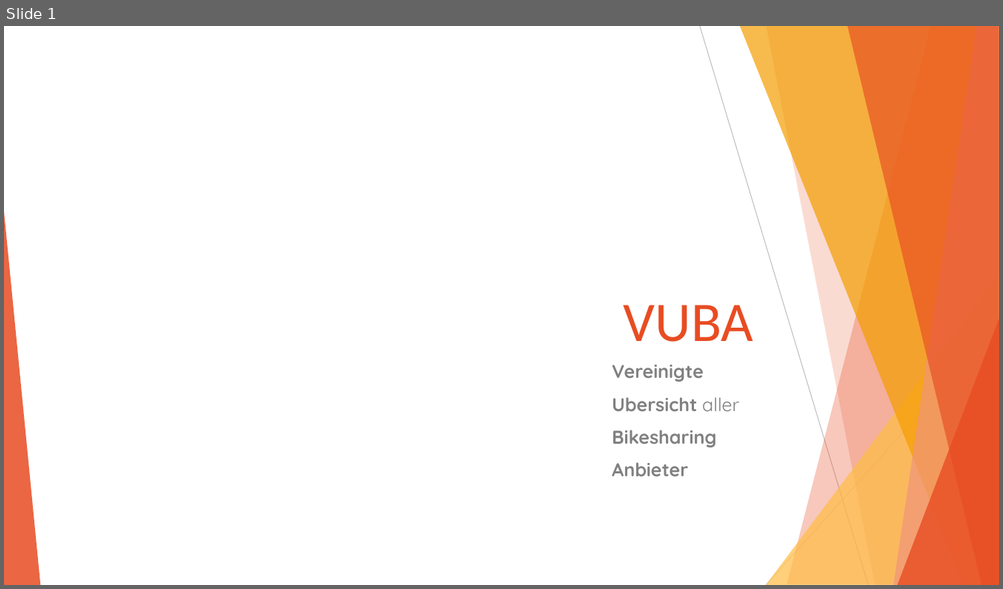
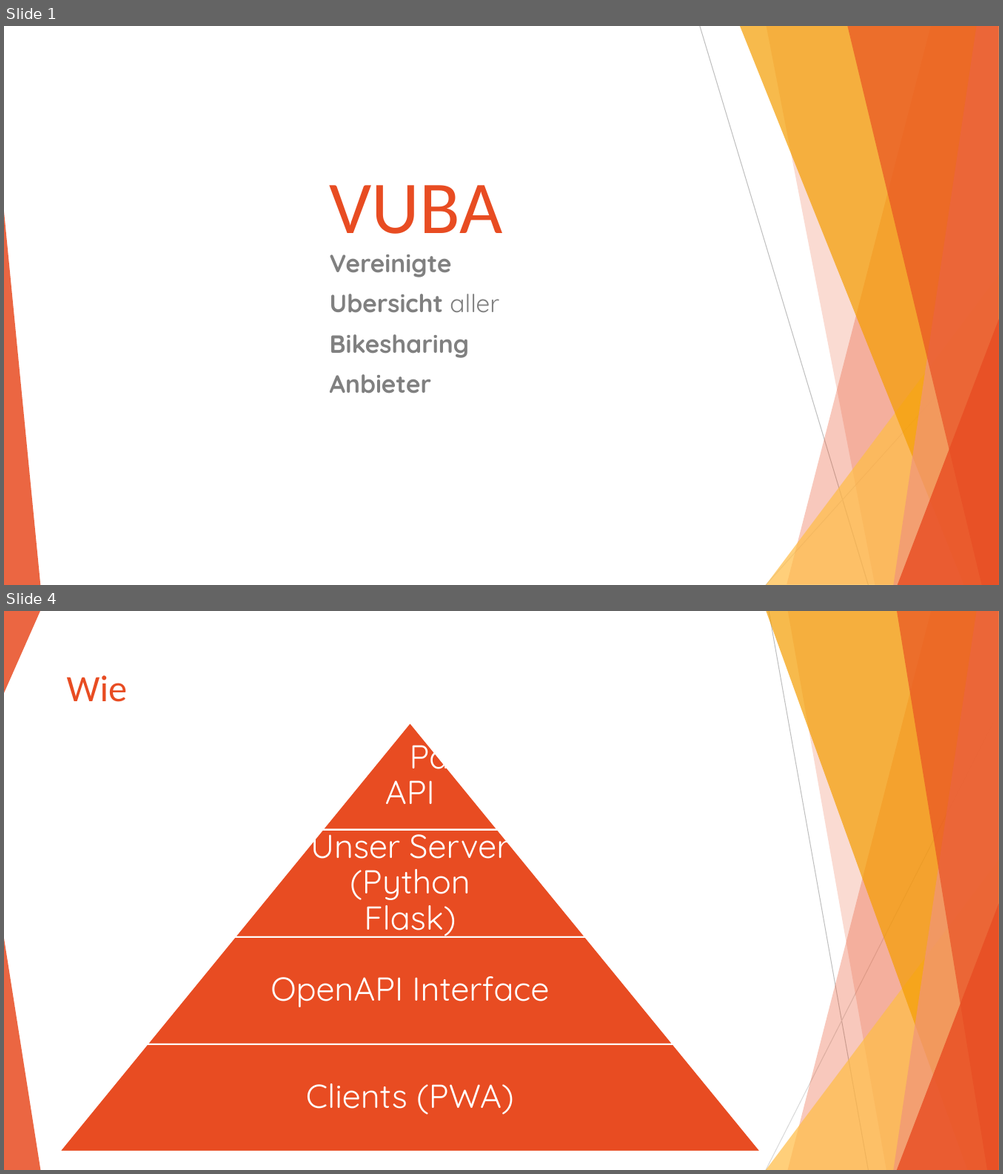
Before and after one commit to Jugendhackt/VUBA, a slide deck: VUBA.pptx. Shown one above the other, each under a label of ours: slide 1 before the commit, slides 1 and 4 after it; the slides between them are not shown. The pictures are 1003x589 and 1003x1174 pixels, drawn with LibreOffice and Linux fonts; fonts in the diff are those of the drawing. Boxes give left, top, right and bottom in pixels: in the first picture for what was removed or moved away, otherwise in the second. Text is boxed around its words. In the diff, an @@ line names an element or a change of style, - is before the commit and + after.

```diff
--- a/VUBA.pptx
+++ b/VUBA.pptx
@@ slide 4 added at (x1=4, y1=611, x2=999, y2=1170), background #FFFFFF; not listed: 2 template elements that a slide beside it also shows @@
@@ triangle added at (x1=4, y1=611, x2=40, y2=693), fill #E84C22 at 85% opacity @@
@@ title added at (x1=67, y1=675, x2=127, y2=702), 36 pt, text #E84C22 @@
+Wie
@@ group added at (x1=4, y1=611, x2=999, y2=1170): 4 freeform shapes, 2 lines, 2 triangles @@
@@ group added at (x1=60, y1=723, x2=760, y2=1152): 4 trapezoids, 4 texts @@
+3rd Party API
+Unser Server (Python Flask)
+OpenAPI Interface
+Clients (PWA)
@@ slide 1 changed as well @@
@@ title "VUBA" moved from (x1=623, y1=305, x2=753, y2=342) to (x1=330, y1=185, x2=503, y2=234) @@
@@ title "VUBA" at (x1=330, y1=185, x2=503, y2=234): size 54 to 72 pt; alignment right to left @@
@@ subtitle "Vereinigte" moved from (x1=612, y1=365, x2=739, y2=477) to (x1=330, y1=255, x2=499, y2=394) @@
@@ subtitle "Vereinigte" at (x1=330, y1=255, x2=499, y2=394): size 18 to 24 pt @@
```
Also in this commit, not shown: 3 other slides added, 1 slide removed.
